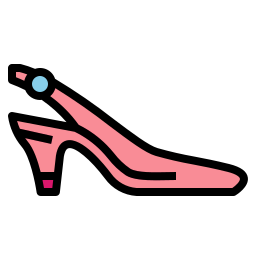
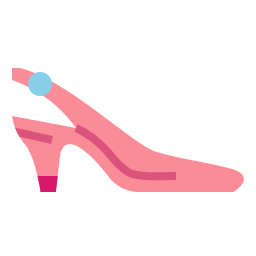
Layers edited between the first and the second 256x256 image:
painted on "L1" over (x1=8, y1=64, x2=248, y2=196)
